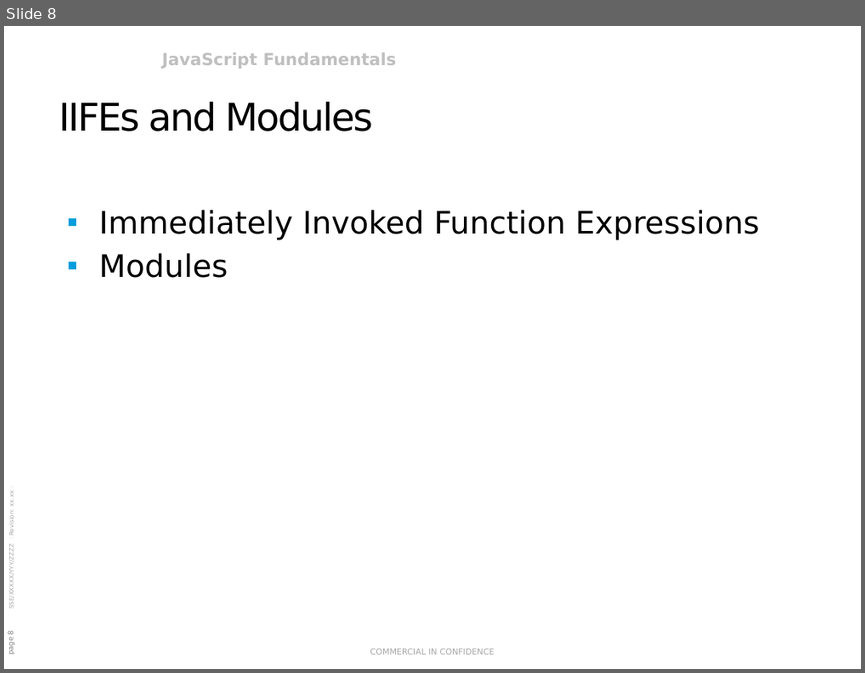
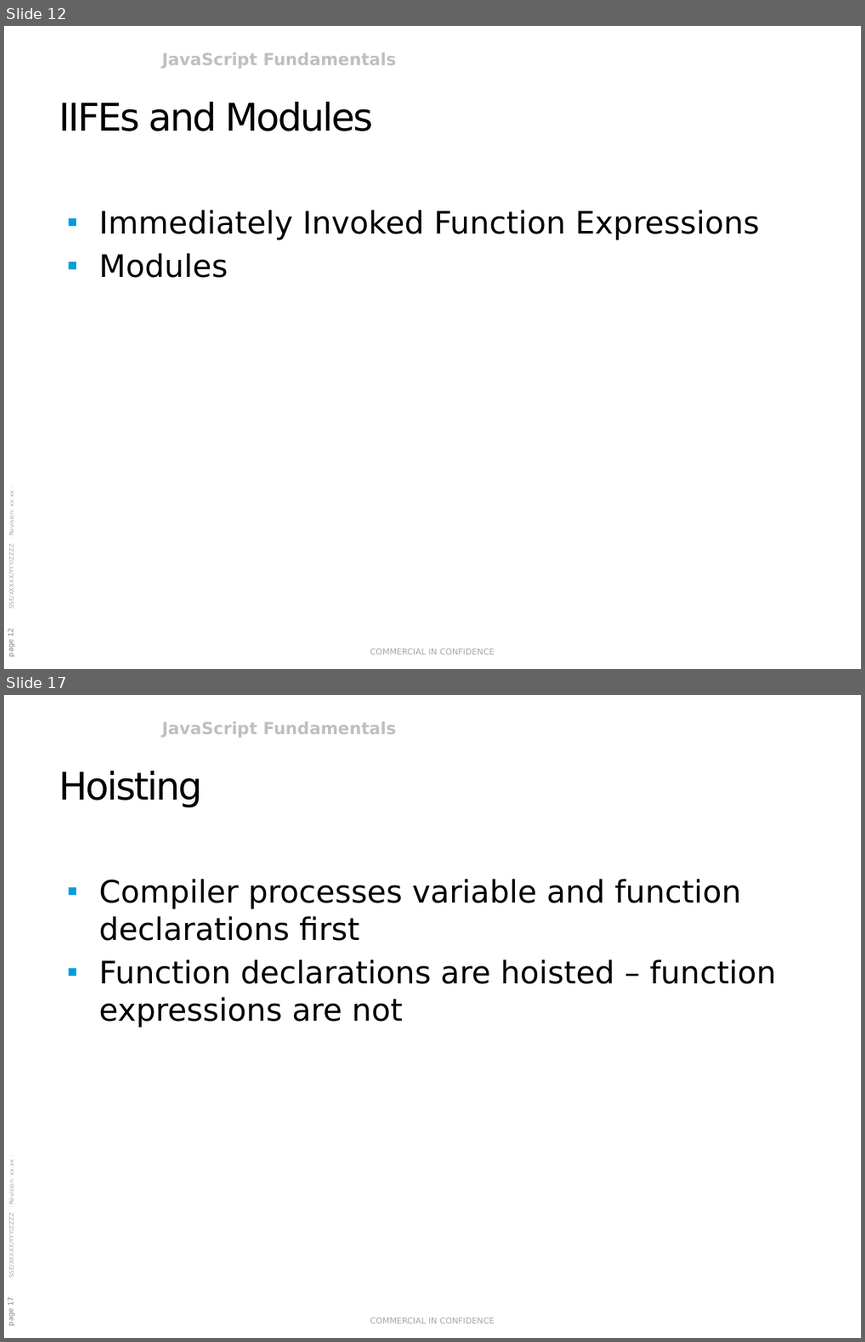
Before and after one commit to rasmusvhansen/javascript-course, a slide deck: JavaScript Fundamentals.pptx. Shown one above the other, each under a label of ours: slide 8 before the commit, slides 12 and 17 after it; the slides between them are not shown. The pictures are 865x673 and 865x1342 pixels, drawn with LibreOffice and Linux fonts; fonts in the diff are those of the drawing; background and template pictures are left out. Boxes give left, top, right and bottom in pixels: in the first picture for what was removed or moved away, otherwise in the second. Text is boxed around its words. In the diff, an @@ line names an element or a change of style, - is before the commit and + after.

```diff
--- a/JavaScript Fundamentals.pptx
+++ b/JavaScript Fundamentals.pptx
@@ slide 17 added at [4, 695, 861, 1338], background #FFFFFF; not listed: 4 template elements that a slide beside it also shows @@
@@ title added at [58, 771, 202, 808], 32 pt, text #000000 @@
+Hoisting
@@ text added at [99, 879, 777, 1027], 26 pt, text #000000 @@
+▪ Compiler processes variable and function declarations first
+▪ Function declarations are hoisted – function expressions are not
@@ what was slide 8 is now slide 12 @@
@@ page number at [7, 629, 15, 656]: text changed @@
-page 8
+page 12
```
Also in this commit, not shown: 4 slides changed, 11 other slides added, 26 other files.
